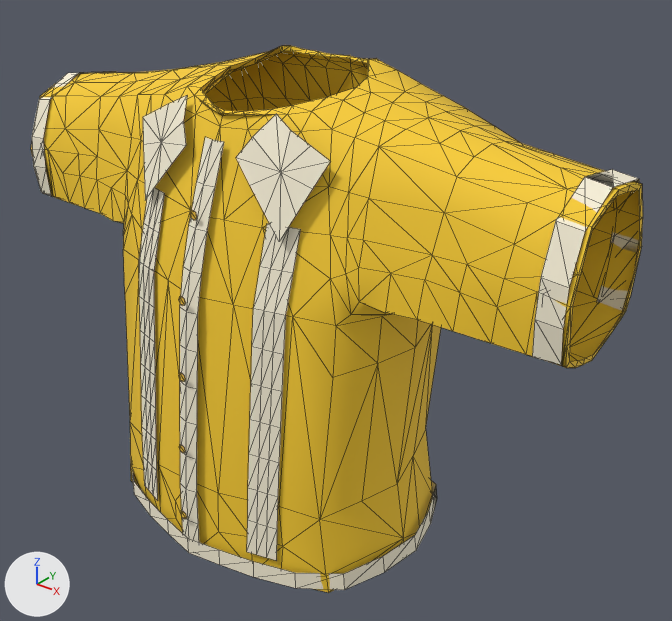
Renders of the glTF model character_creator_app/assets/shirts/glb/02_Sunshine_Bowling.glb from each side of a commit.
One viewpoint serves both versions: a 50 mm lens placed at (1.232, -1.39, 2.937), pointed at (0.099, 0.026, 2.059). The lights are fixed; the arrows at lower left show +X, +Y and +Z. The first picture is the older version. Mesh edges are drawn as thin lines. Vertices at exactly the same position are counted once.

Names of what the first picture shows: 'EXPORT_02_Sunshine_Bowling'.
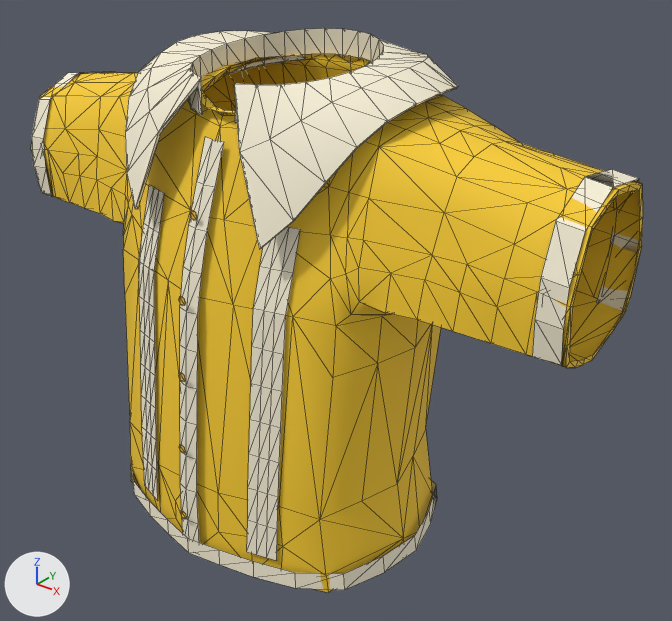
The change, as a list of edits to the scene's bpy script:
```text
Change me_02_sunshine_bowling_mesh_001:
    used by ob_export_02_sunshine_bowling; location = (0.0, 0.0, 0.0)
    remove me_02_sunshine_bowling_mesh_001.from_pydata(...)  # 813 vertices, 1292 faces; spans x -0.701..0.701, y -0.361..0.241, z 1.588..2.582
    add me_02_sunshine_bowling_mesh_001.from_pydata(...)  # 997 vertices, 1682 faces; spans x -0.701..0.701, y -0.361..0.306, z 1.588..2.615
    me_02_sunshine_bowling_mesh_001 part 1: a new loose piece of 208 vertices spanning x -0.341..0.341, y -0.277..0.306, z 2.313..2.615, in mat_wardrobe___cream (pale yellow #f8f0d7)
    me_02_sunshine_bowling_mesh_001 part 2
    44 vertices are removed from x -0.245..0.245, y -0.238..0.11, z 2.32..2.582
    82 faces are deleted
    32 vertices move from x -0.154..0.164, y -0.194..0.196, z 2.513..2.579 to x -0.169..0.169, y -0.198..0.198, z 2.518..2.562
    20 vertices are added at x -0.181..0.181, y -0.172..0.138, z 2.521..2.555
    60 new faces join them, mat_wardrobe___yellow (yellow #f9cd2f)
```

Boxes [x1, y1, x2, y2] around the edits, measured in the pictures (672 x 621 px; the box of a moved part takes in the faces that stretch with it):
'EXPORT_02_Sunshine_Bowling', reshaped: before [31, 46, 643, 593]; after [31, 28, 643, 593]
part 1 of me_02_sunshine_bowling_mesh_001, added (pale yellow): after [125, 28, 458, 249]
part 2 of me_02_sunshine_bowling_mesh_001, moved or reshaped: before [143, 46, 405, 241]; after [202, 54, 372, 115]
